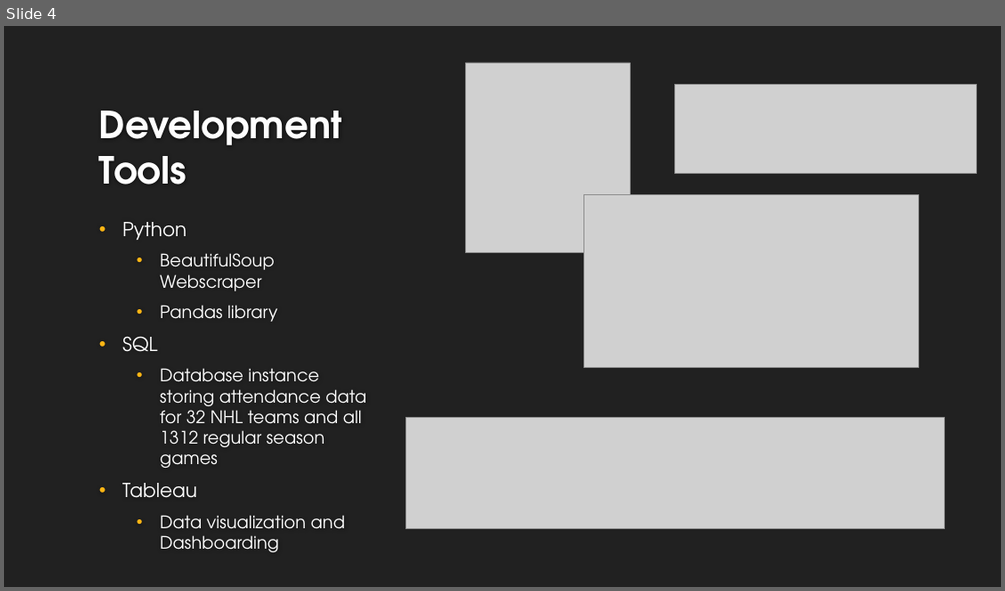
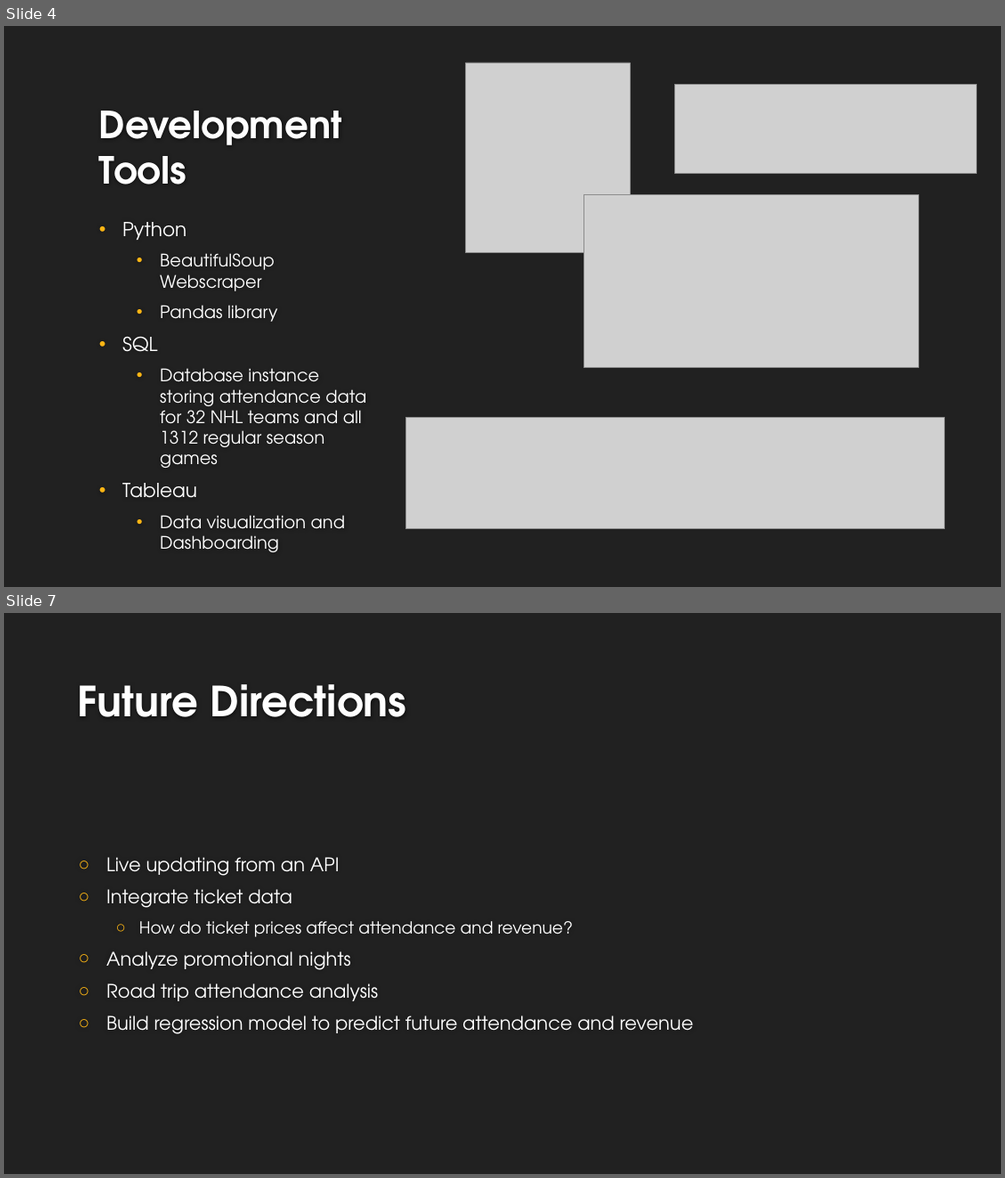
Before and after one commit to nithinr7/NHL-Attendance-Dashboard, a slide deck: Penguins Presentation.pptx. Shown one above the other, each under a label of ours: slide 4 before the commit, slides 4 and 7 after it; the slides between them are not shown. The pictures are 1005x591 and 1005x1178 pixels, drawn with LibreOffice and Linux fonts; fonts in the diff are those of the drawing; grey boxes stand for pictures; background and template pictures are left out. Boxes give left, top, right and bottom in pixels: in the first picture for what was removed or moved away, otherwise in the second. Text is boxed around its words. In the diff, an @@ line names an element or a change of style, - is before the commit and + after.

```diff
--- a/Penguins Presentation.pptx
+++ b/Penguins Presentation.pptx
@@ slide 7 added at bbox=[4, 613, 1001, 1174], background #212121 @@
@@ title added at bbox=[78, 684, 407, 717], 40 pt, text #FEFEFE, bold @@
+Future Directions
@@ text added at bbox=[106, 857, 694, 1034], 18 pt, text #FFFFFF @@
+○ Live updating from an API
+○ Integrate ticket data
+  ○ How do ticket prices affect attendance and revenue?
+○ Analyze promotional nights
+○ Road trip attendance analysis
+○ Build regression model to predict future attendance and revenue
```
Also in this commit, not shown: 2 slides changed, 2 other slides added, 3 other files.
